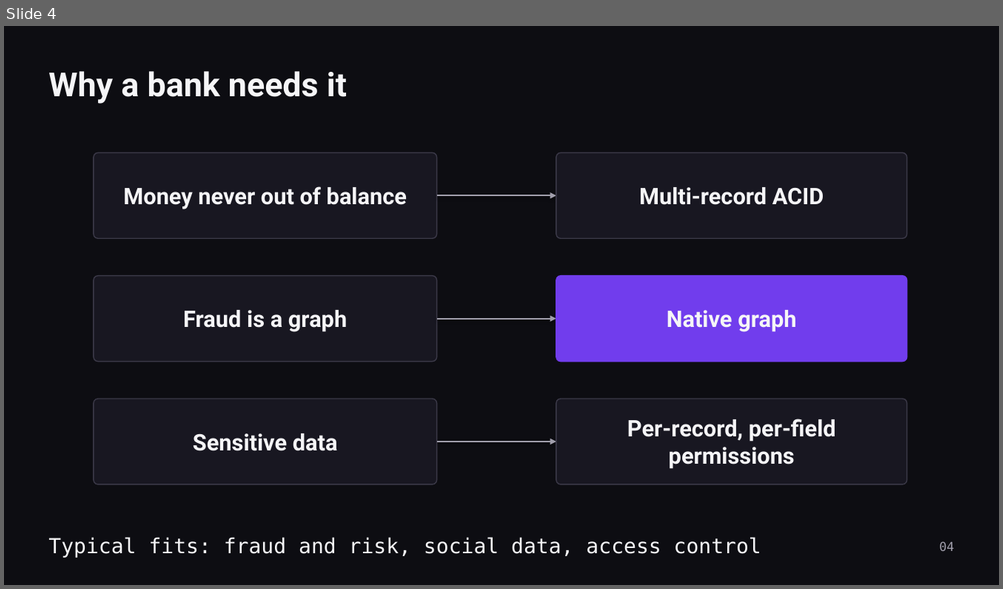
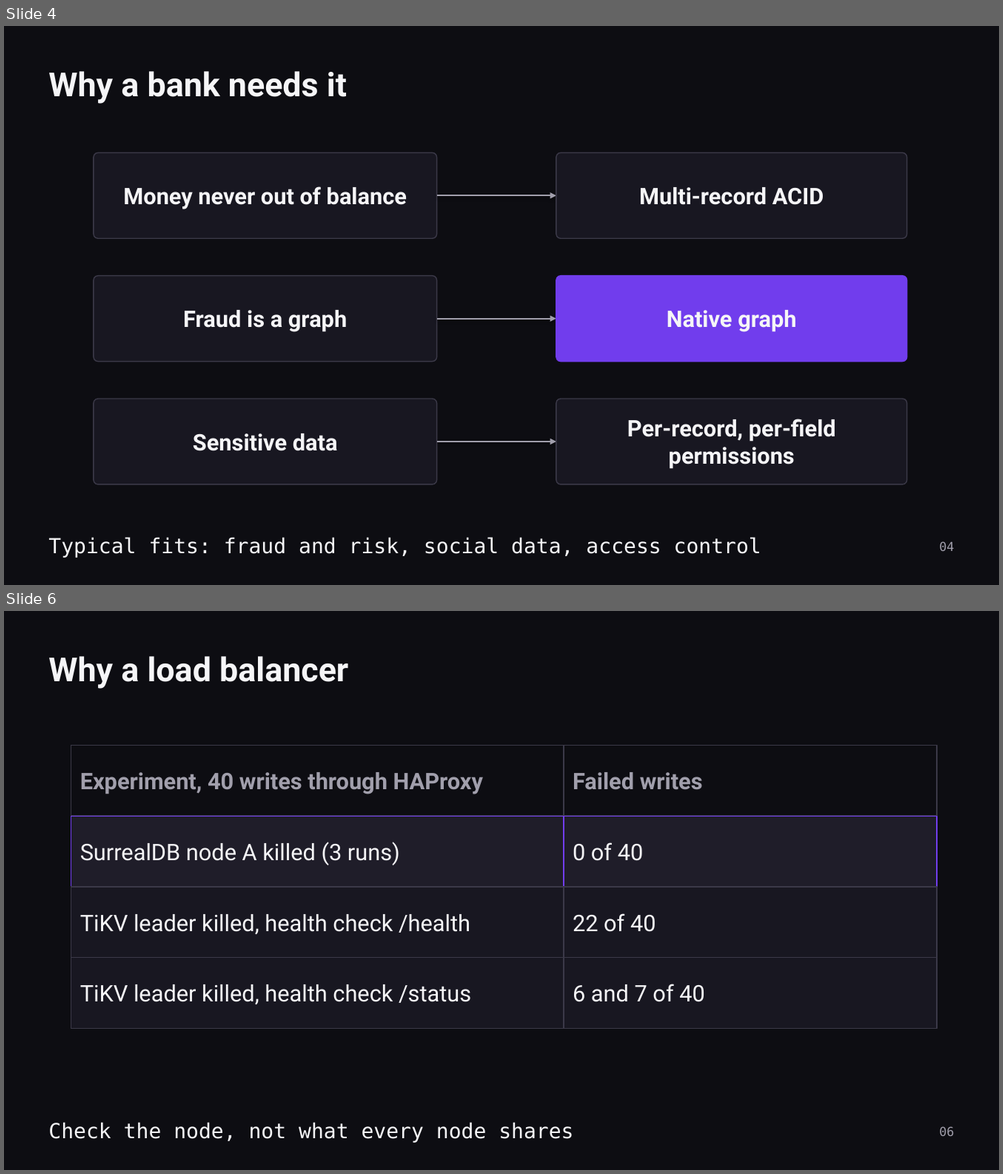
Before and after one commit to Dominican-Express/dominican-ios, a slide deck: presentation/dominican-express.pptx. Shown one above the other, each under a label of ours: slide 4 before the commit, slides 4 and 6 after it; the slides between them are not shown. The pictures are 1003x589 and 1003x1174 pixels, drawn with LibreOffice and Linux fonts; fonts in the diff are those of the drawing. Boxes give left, top, right and bottom in pixels: in the first picture for what was removed or moved away, otherwise in the second. Text is boxed around its words. In the diff, an @@ line names an element or a change of style, - is before the commit and + after.

```diff
--- a/presentation/dominican-express.pptx
+++ b/presentation/dominican-express.pptx
@@ slide 6 added at (4, 611, 999, 1170), background #0D0D12 @@
@@ text added at (48, 656, 348, 689), 32 pt, text #F5F5F7, bold @@
+Why a load balancer
@@ rectangle added at (71, 745, 563, 816), fill #0D0D12, outline #3B3948 1 pt, 22 pt, text #A19FAC, bold @@
+Experiment, 40 writes through HAProxy
@@ rectangle added at (563, 745, 936, 816), fill #0D0D12, outline #3B3948 1 pt, 22 pt, text #A19FAC, bold @@
+Failed writes
@@ rectangle added at (71, 816, 563, 887), fill #1F1D29, outline #713DED 1 pt, 22 pt, text #F5F5F7 @@
+SurrealDB node A killed (3 runs)
@@ rectangle added at (563, 816, 936, 887), fill #1F1D29, outline #713DED 1 pt, 22 pt, text #F5F5F7 @@
+0 of 40
@@ rectangle added at (71, 887, 563, 958), fill #181721, outline #3B3948 1 pt, 22 pt, text #F5F5F7 @@
+TiKV leader killed, health check /health
@@ rectangle added at (563, 887, 936, 958), fill #181721, outline #3B3948 1 pt, 22 pt, text #F5F5F7 @@
+22 of 40
@@ rectangle added at (71, 958, 563, 1029), fill #181721, outline #3B3948 1 pt, 22 pt, text #F5F5F7 @@
+TiKV leader killed, health check /status
@@ rectangle added at (563, 958, 936, 1029), fill #181721, outline #3B3948 1 pt, 22 pt, text #F5F5F7 @@
+6 and 7 of 40
@@ text added at (48, 1122, 573, 1143), 20 pt, text #F5F5F7 @@
+Check the node, not what every node shares
@@ text added at (939, 1127, 953, 1136), 12 pt, text #A19FAC @@
+06
```
Also in this commit, not shown: 8 slides changed, 2 other slides added, 3 slides removed, 2 other files.
